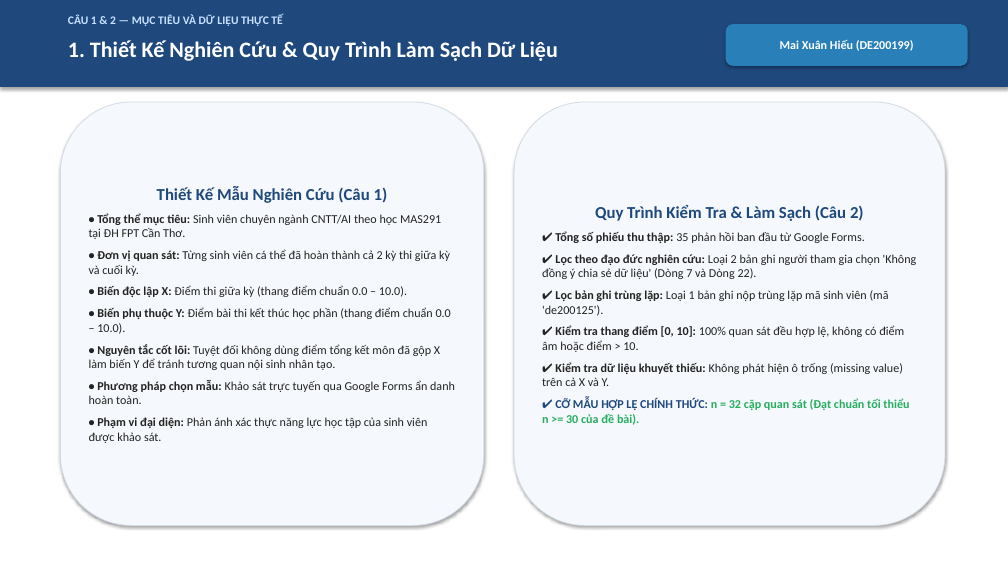
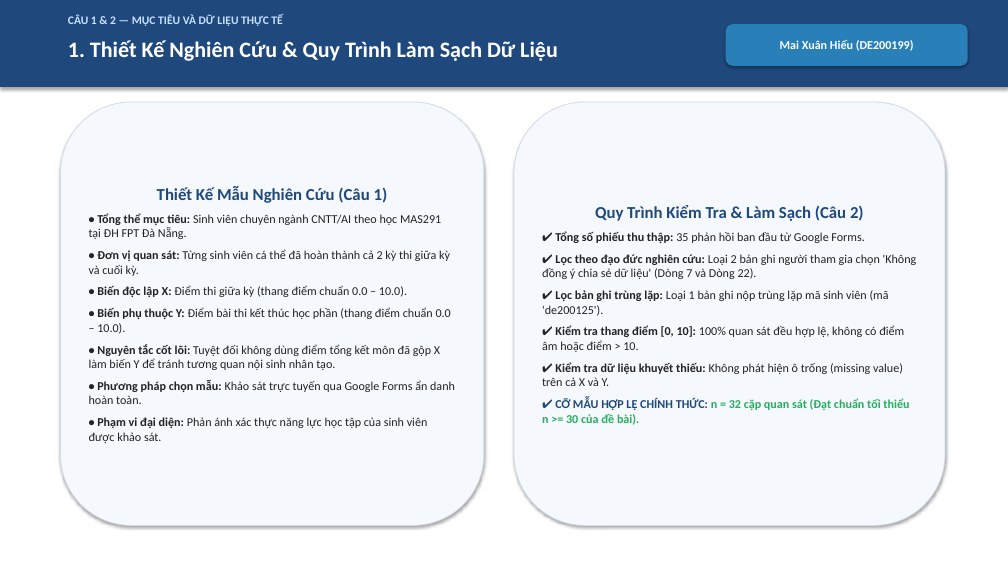
Before and after one commit to hieune321/mas-project-topic1, a slide deck: slide 2 of outputs/reports/Computer_Project_Topic_1_Slides.pptx. Drawn at 1008x567 pixels with LibreOffice and Linux fonts; fonts in the diff are those of the drawing. Boxes give left, top, right and bottom in pixels: in the first picture for what was removed or moved away, otherwise in the second. Text is boxed around its words. In the diff, an @@ line names an element or a change of style, - is before the commit and + after.

```diff
--- a/outputs/reports/Computer_Project_Topic_1_Slides.pptx
+++ b/outputs/reports/Computer_Project_Topic_1_Slides.pptx
@@ text in rounded rectangle at [89,213,441,239]: text changed @@
-• Tổng thể mục tiêu: Sinh viên chuyên ngành CNTT/AI theo học MAS291 tại ĐH FPT Cần Thơ.
+• Tổng thể mục tiêu: Sinh viên chuyên ngành CNTT/AI theo học MAS291 tại ĐH FPT Đà Nẵng.
```
Also in this commit, not shown: 1 other slide changed, 15 other files.
